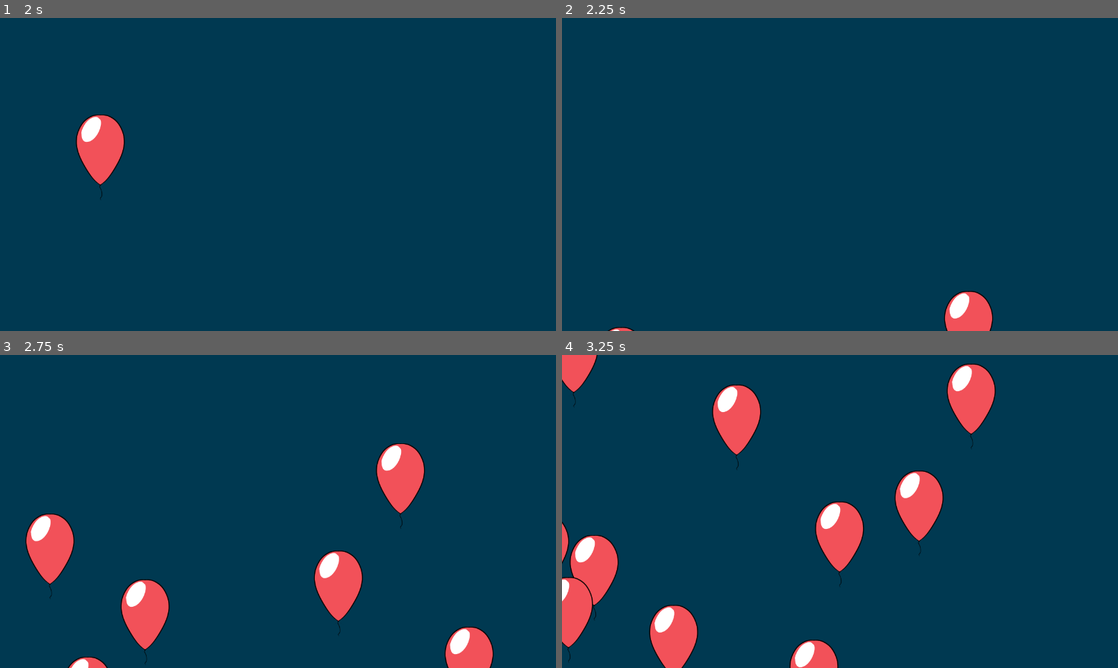
Above: before the commit, frames 1-4 (two rows, left to right).
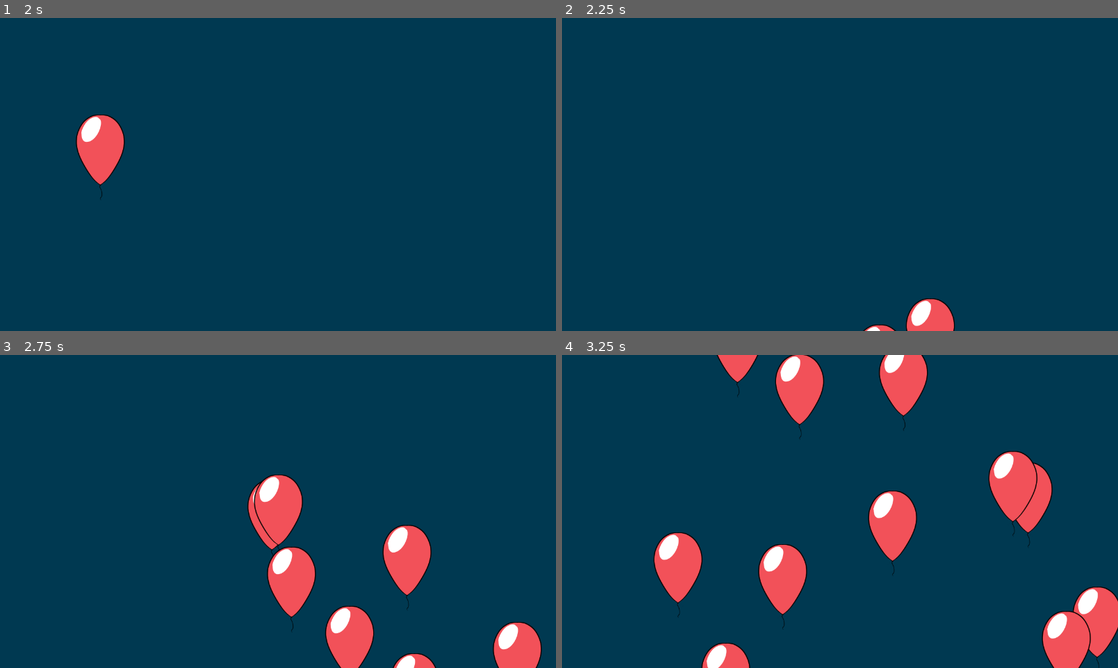
Above: after the commit, the same moments.

Repository: GDAC-at-Davis/GDAC-minigame-framework
Game: Godot game, scene res://minigames/balloon_popper/balloon_popper.tscn
Same seed, same stepped clock (60 frames per second), same inputs: the game is played once before the commit and once after it. This scene is started directly instead of the project's main scene.
Inputs (mouse positions are in pixels of both pictures, inside the frame that each line leads up to):
- Up to frame 1 (2 s): tap Enter at 0.5 s; move the mouse to (216, 199) at 0.52 s; hold D (right) 0.53-1.28 s; click (216, 199) at 0.6 s; tap Space at 1.25 s; move the mouse to (244, 208) at 1.27 s; hold S (down) from 1.28 s (still down); click (244, 208) at 1.35 s
- Up to frame 2 (2.25 s): tap Enter at 2 s; move the mouse to (662, 149) at 2.02 s; release S (down) at 2.03 s; hold D (right) from 2.03 s (still down); click (662, 149) at 2.1 s
- Up to frame 3 (2.75 s): keep holding D (right)
- Up to frame 4 (3.25 s): move the mouse to (812, 574) at 2.77 s; release D (right) at 2.78 s; hold W (up) from 2.78 s (still down); click (812, 574) at 2.85 s

Frame 1 is identical in both runs. In frame 2, 1.7% of the frame differs, in the area x 8-78%, y 87-100%; in frame 3, 14%; in frame 4, 23%, in the area x 0-100%, y 0-100%.
Error in both runs: Invalid assignment of property or key 'max_value' with value of type 'float' on a base object of type 'Nil'. (res://scripts/minigame_manager.gd:156)

Commit message:
General fixes
- Removed unnecessary code from balloon_minigame
- Balloons can detect mouse or key inputs
- Additional resource files in minigame folders no longer break collection loading

Diff:
--- a/MinigameFramework/minigames/balloon_popper/balloon.gd
+++ b/MinigameFramework/minigames/balloon_popper/balloon.gd
@@ -1,10 +1,14 @@
 extends Area2D
 
-func _ready():
-	input_event.connect(_on_input_event)
+var _mouse_entered: bool = false
 
-func _on_input_event(_viewport: Node, event: InputEvent, _shape_idx: int):
-	if event is InputEventMouseButton:
-		if Input.is_action_just_pressed("primary") and event.pressed:
+func _mouse_enter():
+	_mouse_entered = true
+
+func _mouse_exit():
+	_mouse_entered = false
+
+func _process(delta):
+	if Input.is_action_just_pressed("primary") and _mouse_entered:
 			get_parent().balloon_popped()
 			queue_free()
--- a/MinigameFramework/minigames/balloon_popper/balloon_minigame.gd
+++ b/MinigameFramework/minigames/balloon_popper/balloon_minigame.gd
@@ -1,7 +1,6 @@
 extends Minigame
 
 var balloon_packed_scene: PackedScene = preload("res://minigames/balloon_popper/balloon.tscn")
-var balloons: Array[Area2D]
 var pop_count: int = 0
 var base_balloon_amount: int = 3
 var balloon_amount: int = base_balloon_amount
@@ -10,7 +9,6 @@
 
 func start():
 	# Reset variables
-	balloons.clear()
 	pop_count = 0
 	balloon_amount = base_balloon_amount
 	particles.emitting = false
@@ -22,7 +20,6 @@
 	# Spawn the balloons
 	for i in range(balloon_amount):
 		var balloon: Area2D = balloon_packed_scene.instantiate()
-		balloons.append(balloon)
 		add_child(balloon)
 		balloon.global_position = Vector2(randf_range(0, get_viewport().size.x), randf_range(0, get_viewport().size.y))
 
--- a/MinigameFramework/scripts/game_manager.gd
+++ b/MinigameFramework/scripts/game_manager.gd
@@ -36,6 +36,6 @@
 	for file_name in dir_access.get_files():
 		if file_name.get_extension() == "tres":
 			var info_path = path + "/" + file_name
-			var info : MinigameInfo = ResourceLoader.load(info_path)
-			if info:
+			var info : Resource = ResourceLoader.load(info_path)
+			if info and info is MinigameInfo:
 				minigame_collection.append(info)
